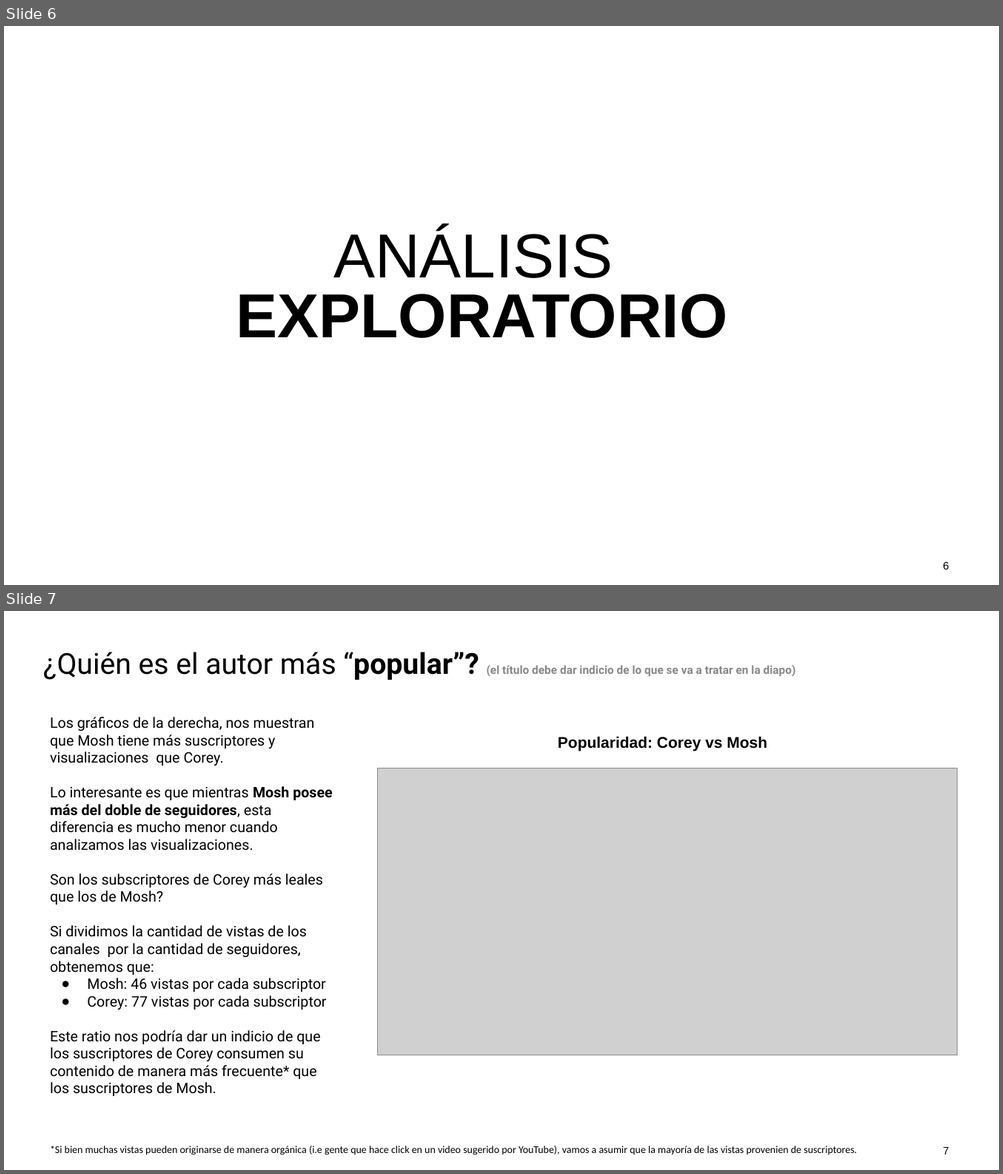
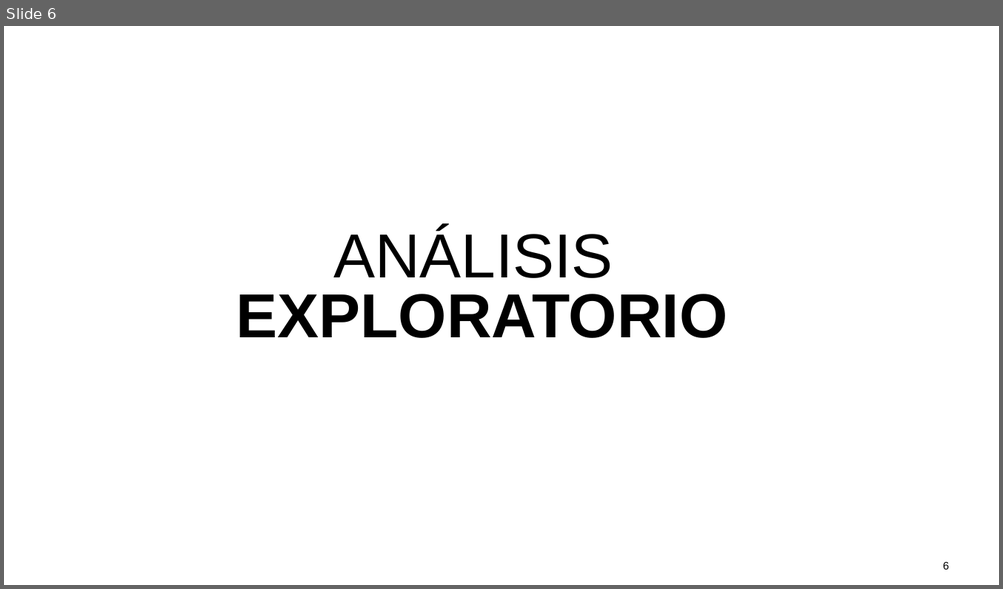
Before and after one commit to tekluis/CoderHouse, a slide deck: 11-PRESENTACION_TEK.pptx. Shown one above the other, each under a label of ours: slides 6 and 7 before the commit, slide 6 after it. The pictures are 1003x1174 and 1003x589 pixels, drawn with LibreOffice and Linux fonts; fonts in the diff are those of the drawing; grey boxes stand for pictures. Boxes give left, top, right and bottom in pixels: in the first picture for what was removed or moved away, otherwise in the second. Text is boxed around its words. In the diff, an @@ line names an element or a change of style, - is before the commit and + after.

```diff
--- a/11-PRESENTACION_TEK.pptx
+++ b/11-PRESENTACION_TEK.pptx
@@ slide 7 removed at [4, 611, 999, 1170], background #FFFFFF @@
@@ text removed at [43, 652, 796, 680] @@
-¿Quién es el autor más “popular”? (el título debe dar indicio de lo que se va a tratar en la diapo)
@@ text removed at [50, 717, 332, 1096] @@
-Los gráficos de la derecha, nos muestran que Mosh tiene más suscriptores y visualizaciones que Corey.
-Lo interesante es que mientras Mosh posee más del doble de seguidores, esta diferencia es mucho menor cuando analizamos las visualizaciones.
-Son los subscriptores de Corey más leales que los de Mosh?
-Si dividimos la cantidad de vistas de los canales por la cantidad de seguidores, obtenemos que:
-● Mosh: 46 vistas por cada subscriptor
-● Corey: 77 vistas por cada subscriptor
-Este ratio nos podría dar un indicio de que los suscriptores de Corey consumen su contenido de manera más frecuente* que los suscriptores de Mosh.
@@ text removed at [558, 736, 767, 752] @@
-Popularidad: Corey vs Mosh
@@ picture removed at [378, 769, 957, 1056] @@
@@ text removed at [677, 1055, 699, 1062] @@
-52%
@@ text removed at [50, 1146, 856, 1156] @@
-*Si bien muchas vistas pueden originarse de manera orgánica (i.e gente que hace click en un video sugerido por YouTube), vamos a asumir que la mayoría de las vistas provenien de suscriptores.
@@ page number removed at [942, 1147, 948, 1155] @@
-7
```
Also in this commit, not shown: 4 slides changed, 6 slides added, 5 other slides removed.
